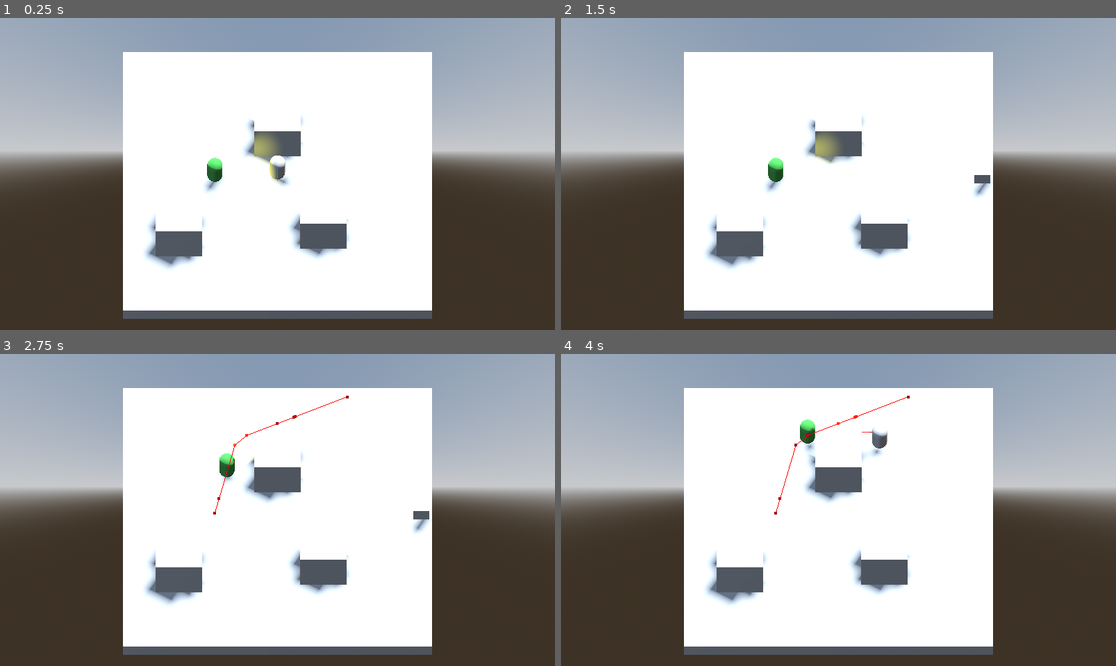
Above: before the commit, frames 1-4 (two rows, left to right).
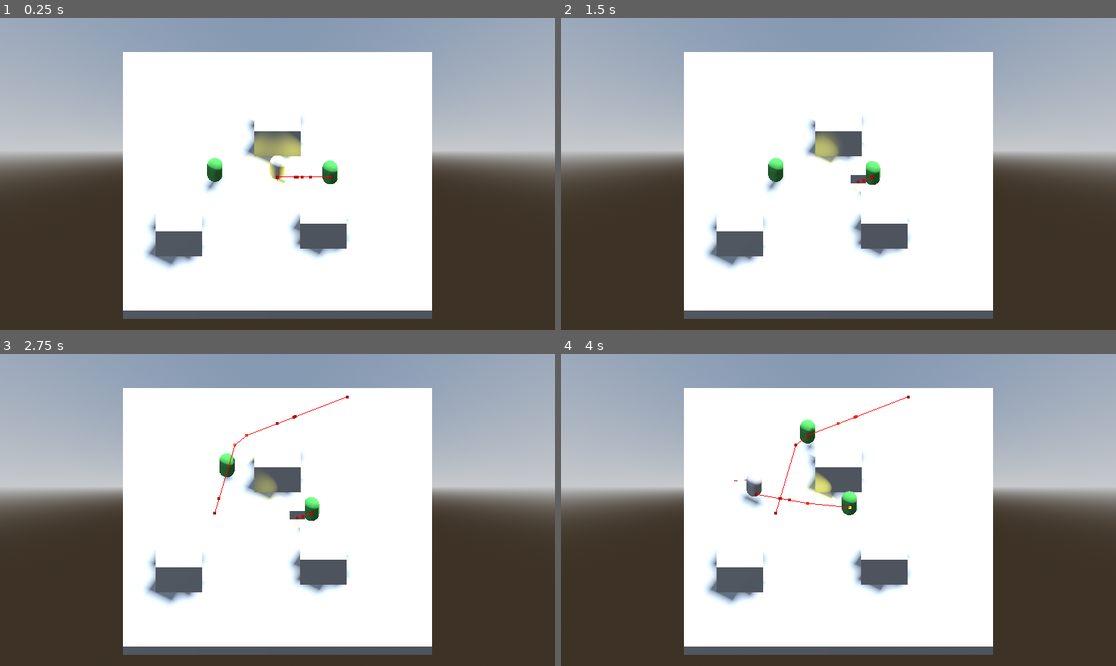
Above: after the commit, the same moments.

Repository: Fredzer0/McGameJam2026
Game: Godot game, scene res://levels/justin.tscn
The game is run twice, just before and just after one commit, with the same random seed, the same clock (stepped at 60 frames per second) and the same inputs. This scene is started directly instead of the project's main scene.
Inputs (mouse positions are in pixels of both pictures, inside the frame that each line leads up to):
- Up to frame 1 (0.25 s): no input
- Up to frame 2 (1.5 s): tap Enter (ui_accept) at 0.5, 0.77 s; move the mouse to (960, 158) at 0.52 s; hold D (move_right) 0.53-1.28 s; tap Shift (dash) at 0.6 s; move the mouse to (727, 189) at 1.27 s; hold S (move_down) from 1.28 s (still down); tap Space (hide) at 1.35 s
- Up to frame 3 (2.75 s): tap Enter (ui_accept) at 1.52 s; move the mouse to (333, 441) at 2.02 s; release S (move_down) at 2.03 s; hold D (move_right) from 2.03 s (still down); tap Shift (dash) at 2.1 s
- Up to frame 4 (4 s): move the mouse to (810, 572) at 2.77 s; release D (move_right) at 2.78 s; hold W (move_up) 2.78-3.53 s; tap Space (hide) at 2.85 s; tap Enter (ui_accept) at 3.02, 3.77 s; move the mouse to (1005, 556) at 3.52 s; hold A (move_left) from 3.53 s (still down); tap Shift (dash) at 3.6 s

The runs differ from the first frame. In frame 1, 0.7% of the frame differs, in the area x 48-61%, y 36-54%; in frame 2, 0.6%; in frame 3, 0.7%; in frame 4, 1.0%, in the area x 31-59%, y 23-52%.

Commit message:
feat: add priest with follow system

Diff:
--- a/entities/enemies/npc.tscn
+++ b/entities/enemies/npc.tscn
@@ -28,6 +28,10 @@
 mesh = SubResource("CapsuleMesh_g4tst")
 surface_material_override/0 = SubResource("StandardMaterial3D_t0f4b")
 
+[node name="NavigationAgent3D" type="NavigationAgent3D" parent="." unique_id=695016243]
+avoidance_enabled = true
+debug_enabled = true
+
 [node name="Area3D" type="Area3D" parent="." unique_id=1158340794]
 
 [node name="CollisionPolygon3D" type="CollisionPolygon3D" parent="Area3D" unique_id=1965569671]
@@ -45,11 +49,7 @@
 light_color = Color(1, 1, 0.3019608, 1)
 light_energy = 16.0
 
-[node name="NavigationAgent3D" type="NavigationAgent3D" parent="." unique_id=695016243]
-avoidance_enabled = true
-debug_enabled = true
-
+[connection signal="target_reached" from="NavigationAgent3D" to="." method="_on_navigation_agent_3d_target_reached"]
+[connection signal="velocity_computed" from="NavigationAgent3D" to="." method="_on_navigation_agent_3d_velocity_computed"]
 [connection signal="body_entered" from="Area3D" to="." method="_on_area_3d_body_entered"]
 [connection signal="body_exited" from="Area3D" to="." method="_on_area_3d_body_exited"]
-[connection signal="target_reached" from="NavigationAgent3D" to="." method="_on_navigation_agent_3d_target_reached"]
-[connection signal="velocity_computed" from="NavigationAgent3D" to="." method="_on_navigation_agent_3d_velocity_computed"]
--- /dev/null
+++ b/entities/enemies/priest.gd
@@ -0,0 +1,130 @@
+extends CharacterBody3D
+
+signal panic_signal();
+signal calm_signal();
+
+var director: Node;
+
+const SPEED = 3.0
+const ROTATION_SPEED = 14.0
+const MIN_MOVE_RANGE = 6
+const MAX_MOVE_RANGE = 10
+
+enum State {IDLE, WATING_TO_MOVE, MOVE}
+var state: State = State.IDLE
+
+var idle_wait_time: float = 1.5
+var idle_timer_count: float = 0
+
+@onready var navigation_agent_3d: NavigationAgent3D = $NavigationAgent3D
+
+func _ready() -> void:
+	panic_signal.connect(_on_area_3d_body_entered);
+	calm_signal.connect(_on_area_3d_body_exited);
+
+	director = get_tree().get_first_node_in_group("suspicionDirector");
+
+	if (director):
+		panic_signal.connect(director.on_npc_panic_signal);
+		calm_signal.connect(director.on_npc_calm_signal);
+
+func _process(_delta: float) -> void:
+	pass
+
+func _physics_process(delta: float) -> void:
+	velocity += get_gravity() * delta;
+
+	match state:
+		State.IDLE:
+			_on_idle()
+		State.WATING_TO_MOVE:
+			_on_wating_to_move(delta)
+		State.MOVE:
+			_on_move()
+
+	if target_node:
+		_on_follow_target()
+
+	move_and_slide()
+
+	var horizontal_velocity = Vector2(velocity.x, velocity.z)
+	if horizontal_velocity.length() > 0.2:
+		var target_angle = atan2(velocity.x, velocity.z) - PI / 2
+		$MeshInstance3D.rotation.y = lerp_angle($MeshInstance3D.rotation.y, target_angle, ROTATION_SPEED * delta)
+		$Area3D.rotation.y = lerp_angle($Area3D.rotation.y, target_angle, ROTATION_SPEED * delta)
+
+
+func _on_idle() -> void:
+	if target_node: return
+	velocity = Vector3.ZERO;
+	idle_timer_count = idle_wait_time;
+	state = State.WATING_TO_MOVE;
+
+func _on_wating_to_move(delta: float) -> void:
+	if target_node: return
+	idle_timer_count -= delta;
+	if (idle_timer_count <= 0.0):
+		var target = get_new_target_position();
+		var nav_map = navigation_agent_3d.get_navigation_map();
+		var safe_target = NavigationServer3D.map_get_closest_point(nav_map, target);
+		navigation_agent_3d.target_position = safe_target;
+		state = State.MOVE;
+
+func get_new_target_position() -> Vector3:
+	var offset_x = randf_range(MIN_MOVE_RANGE, MAX_MOVE_RANGE) * (-1 if randf() < 0.5 else 1);
+	var offset_z = randf_range(MIN_MOVE_RANGE, MAX_MOVE_RANGE) * (-1 if randf() < 0.5 else 1);
+	return global_transform.origin + Vector3(offset_x, 0, offset_z);
+
+func _on_move() -> void:
+	if target_node: return
+	var current_position = global_transform.origin;
+	var next_position = navigation_agent_3d.get_next_path_position();
+	var direction = (next_position - current_position).normalized();
+	var new_velocity = direction * SPEED;
+	navigation_agent_3d.set_velocity(new_velocity);
+
+var target_node: Node3D = null
+
+func set_follow_target(target: Node3D):
+	target_node = target
+
+func _on_follow_target():
+	if not target_node: return
+
+	var nav_map = navigation_agent_3d.get_navigation_map()
+	if not nav_map.is_valid() or NavigationServer3D.map_get_iteration_id(nav_map) == 0:
+		return
+
+	var target_pos = target_node.global_position
+	var safe_target = NavigationServer3D.map_get_closest_point(nav_map, target_pos)
+	navigation_agent_3d.target_position = safe_target
+
+	if navigation_agent_3d.is_target_reached():
+		return
+
+
+	var current_position = global_transform.origin
+	var next_position = navigation_agent_3d.get_next_path_position()
+	var direction = (next_position - current_position).normalized()
+
+	var new_velocity = direction * SPEED
+	navigation_agent_3d.set_velocity(new_velocity)
+
+
+func _on_area_3d_body_exited(body: Node3D) -> void:
+	if (body.is_in_group("player")):
+		calm_signal.emit();
+
+
+func _on_area_3d_body_entered(body: Node3D) -> void:
+	if (body.is_in_group("player")):
+		panic_signal.emit();
+
+
+func _on_navigation_agent_3d_target_reached() -> void:
+	if not target_node:
+		state = State.IDLE;
+
+
+func _on_navigation_agent_3d_velocity_computed(safe_velocity: Vector3) -> void:
+	velocity = safe_velocity;
--- /dev/null
+++ b/entities/enemies/priest.tscn
@@ -0,0 +1,52 @@
+[gd_scene format=3 uid="uid://d2y22dtsfn7sr"]
+
+[ext_resource type="Script" uid="uid://brruxpqotaeex" path="res://entities/enemies/priest.gd" id="1_p85cn"]
+
+[sub_resource type="CapsuleShape3D" id="CapsuleShape3D_thg7q"]
+
+[sub_resource type="CapsuleMesh" id="CapsuleMesh_p85cn"]
+
+[sub_resource type="StandardMaterial3D" id="StandardMaterial3D_nmvpk"]
+albedo_color = Color(0.23137255, 0.52156866, 0.23921569, 1)
+
+[sub_resource type="PrismMesh" id="PrismMesh_p85cn"]
+
+[sub_resource type="StandardMaterial3D" id="StandardMaterial3D_go57i"]
+shading_mode = 0
+specular_mode = 2
+albedo_color = Color(7.8348074, 9.384245, 0, 1)
+disable_receive_shadows = true
+
+[node name="Priest" type="CharacterBody3D" unique_id=249033166]
+script = ExtResource("1_p85cn")
+
+[node name="CollisionShape3D" type="CollisionShape3D" parent="." unique_id=1523429756]
+shape = SubResource("CapsuleShape3D_thg7q")
+
+[node name="MeshInstance3D" type="MeshInstance3D" parent="." unique_id=790301785]
+mesh = SubResource("CapsuleMesh_p85cn")
+surface_material_override/0 = SubResource("StandardMaterial3D_nmvpk")
+
+[node name="NavigationAgent3D" type="NavigationAgent3D" parent="." unique_id=1920977543]
+avoidance_enabled = true
+debug_enabled = true
+
+[node name="Area3D" type="Area3D" parent="." unique_id=153327195]
+
+[node name="CollisionPolygon3D" type="CollisionPolygon3D" parent="Area3D" unique_id=1924084904]
+transform = Transform3D(1, 0, -4.371139e-08, -4.371139e-08, 1.9106855e-15, -1, 0, 1, 1.9106855e-15, 0, 0, 0)
+polygon = PackedVector2Array(3, 2, 3, -2, 0, 0)
+
+[node name="MeshInstance3D" type="MeshInstance3D" parent="Area3D/CollisionPolygon3D" unique_id=2071043508]
+transform = Transform3D(-1.7484555e-07, -3, 3.19156e-38, 4, -1.3113416e-07, 2.646978e-23, 0, -2.5055613e-22, 0.2, 1.5043552, 0, 0.91069376)
+visible = false
+mesh = SubResource("PrismMesh_p85cn")
+surface_material_override/0 = SubResource("StandardMaterial3D_go57i")
+
+[node name="SpotLight3D" type="SpotLight3D" parent="Area3D" unique_id=1138655494]
+transform = Transform3D(-8.742278e-08, 0, -1, -1, 1.9106855e-15, 8.742278e-08, 1.9106855e-15, 1, -1.6703743e-22, -0.07623434, -0.48622108, 0)
+light_color = Color(1, 1, 0.3019608, 1)
+light_energy = 16.0
+
+[connection signal="target_reached" from="NavigationAgent3D" to="." method="_on_navigation_agent_3d_target_reached"]
+[connection signal="velocity_computed" from="NavigationAgent3D" to="." method="_on_navigation_agent_3d_velocity_computed"]
--- /dev/null
+++ b/levels/justin.gd
@@ -0,0 +1,9 @@
+extends Node3D
+
+@onready var priest = $Priest
+@onready var player = $Player
+
+func _ready() -> void:
+	if priest and player:
+		priest.set_follow_target(player)
+	pass
--- a/levels/justin.tscn
+++ b/levels/justin.tscn
@@ -1,7 +1,9 @@
 [gd_scene format=3 uid="uid://ctodcfwf4462d"]
 
-[ext_resource type="PackedScene" uid="uid://bb3v21qpm6bnf" path="res://entities/player/Player.tscn" id="1_jap2h"]
+[ext_resource type="PackedScene" uid="uid://b812iuikvckso" path="res://entities/player/Player.tscn" id="1_jap2h"]
+[ext_resource type="Script" uid="uid://bvcrbg4k0fhlp" path="res://levels/justin.gd" id="1_script"]
 [ext_resource type="PackedScene" uid="uid://whl2a2p8t4r5" path="res://entities/enemies/npc.tscn" id="2_x3ip7"]
+[ext_resource type="PackedScene" uid="uid://d2y22dtsfn7sr" path="res://entities/enemies/priest.tscn" id="3_priest"]
 
 [sub_resource type="ProceduralSkyMaterial" id="ProceduralSkyMaterial_sky"]
 sky_horizon_color = Color(0.64625, 0.65575, 0.67075, 1)
@@ -32,9 +34,13 @@
 [sub_resource type="BoxShape3D" id="BoxShape3D_x3ip7"]
 
 [node name="Justin" type="Node3D" unique_id=195213207]
+script = ExtResource("1_script")
 
 [node name="NPC" parent="." unique_id=2091204191 instance=ExtResource("2_x3ip7")]
 transform = Transform3D(1, 0, 0, 0, 1, 0, 0, 0, 1, -4.0469637, 0.837821, 0)
+
+[node name="Priest" parent="." unique_id=987654321 instance=ExtResource("3_priest")]
+transform = Transform3D(1, 0, 0, 0, 1, 0, 0, 0, 1, 4, 0.84, 0)
 
 [node name="DirectionalLight3D" type="DirectionalLight3D" parent="." unique_id=1487729110]
 transform = Transform3D(-0.866025, -0.433013, 0.25, 0, 0.5, 0.866025, -0.5, 0.75, -0.433013, 0, 0, 0)
Not shown, added: entities/enemies/priest.gd.uid
Not shown, added: levels/justin.gd.uid
